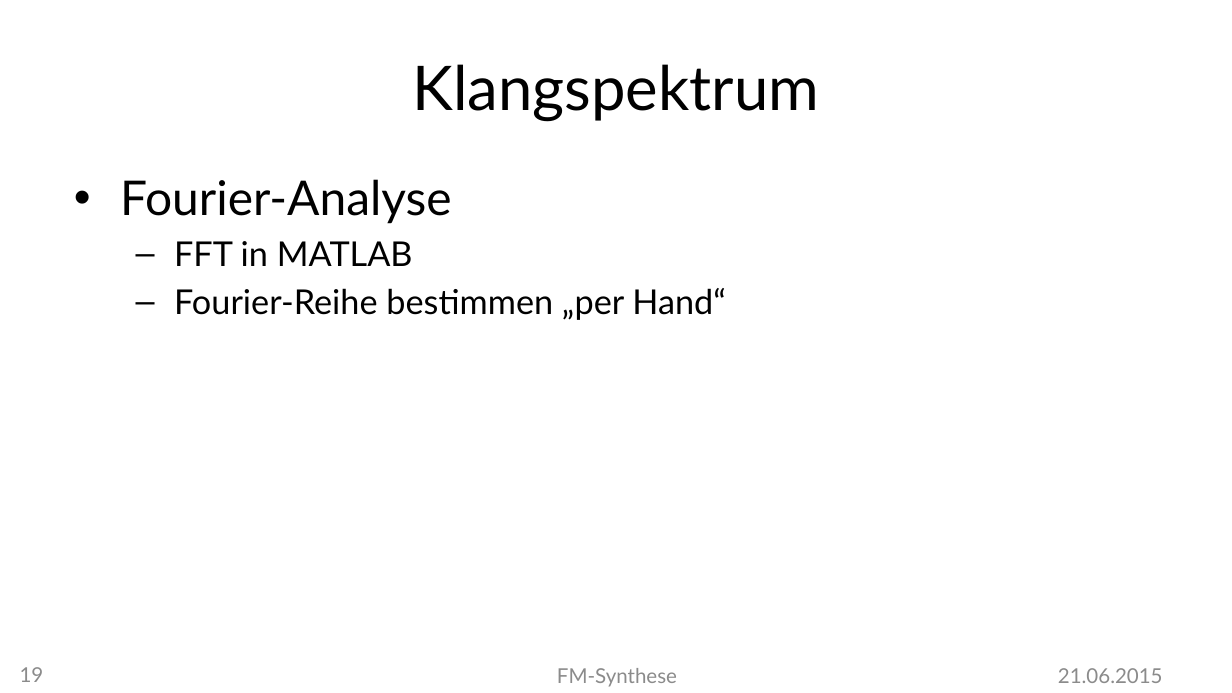
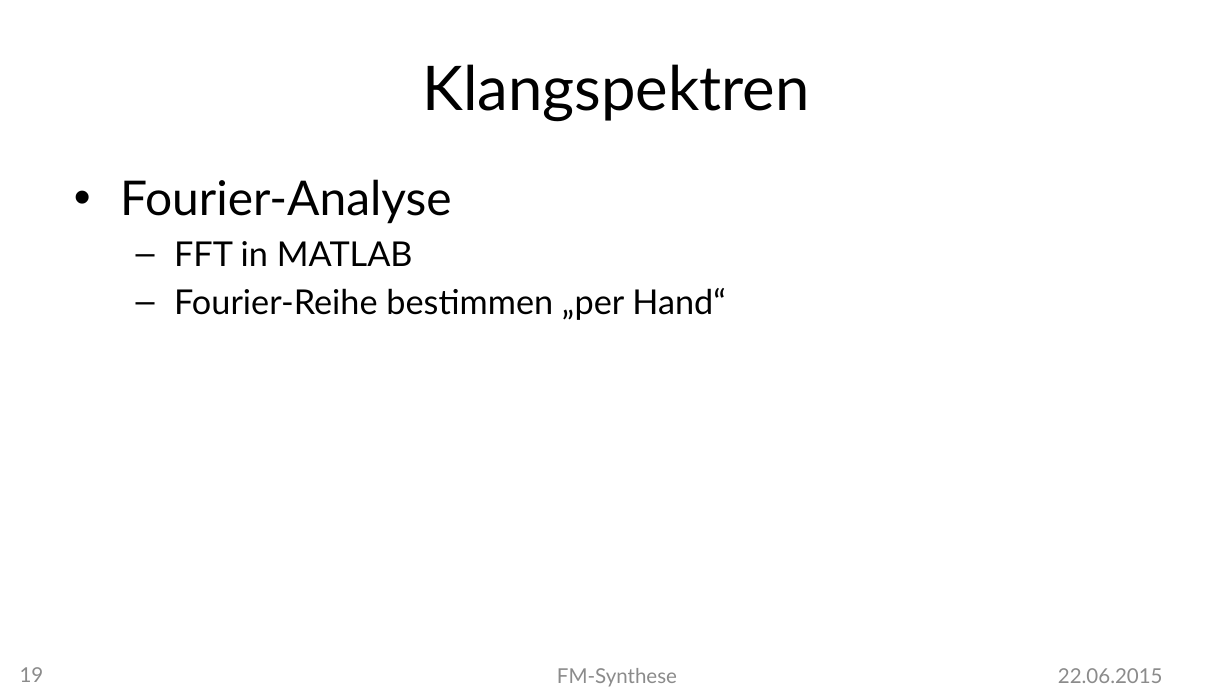
Before and after one commit to MBulli/VSeminar, a slide deck: slide 19 of Praesentation/FMSynthese-Markus.pptx. Drawn at 1232x693 pixels with LibreOffice and Linux fonts; fonts in the diff are those of the drawing; background and template pictures are left out. Boxes give left, top, right and bottom in pixels: in the first picture for what was removed or moved away, otherwise in the second. Text is boxed around its words. In the diff, an @@ line names an element or a change of style, - is before the commit and + after.

```diff
--- a/Praesentation/FMSynthese-Markus.pptx
+++ b/Praesentation/FMSynthese-Markus.pptx
@@ title at box(422, 64, 809, 121): text changed @@
-Klangspektrum
+Klangspektren
@@ text at box(1058, 668, 1163, 683): text changed @@
-21.06.2015
+22.06.2015
```
Also in this commit, not shown: 38 other slides changed, 2 other files.
